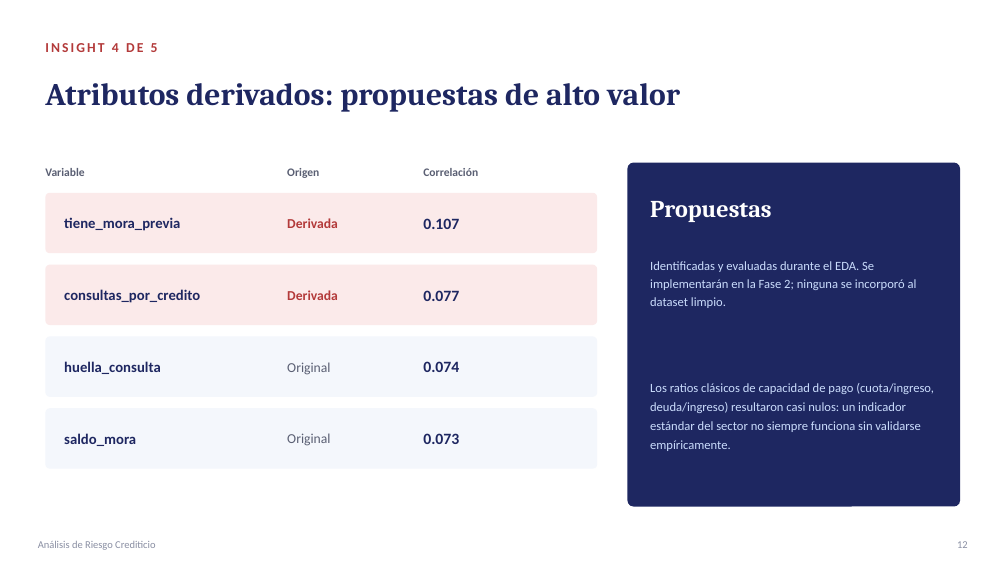
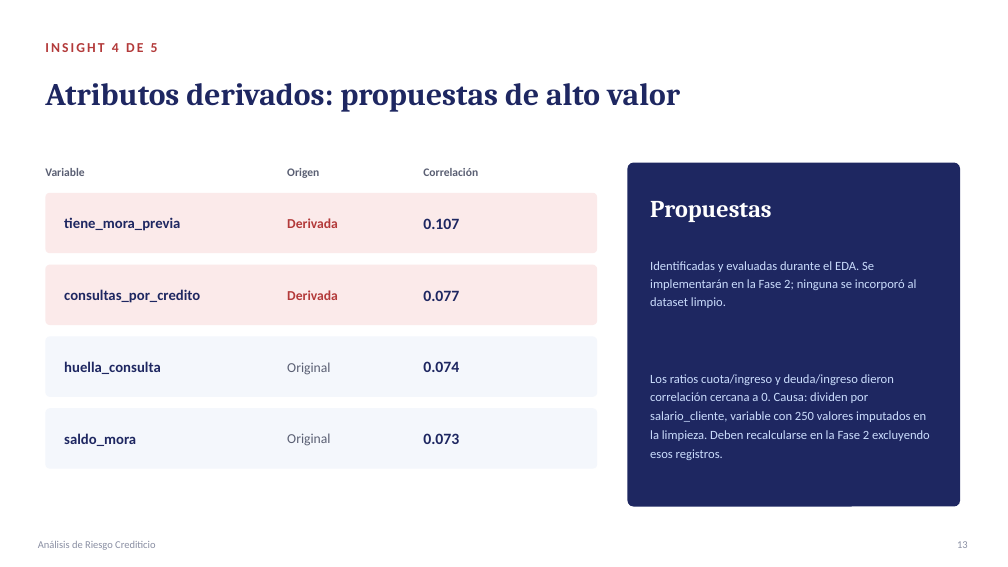
Before and after one commit to papiarcacamilo/MLOPS_CURSE, a slide deck: slide 13 of PRESENTACION.pptx (slide 12 before the commit). Drawn at 1008x567 pixels with LibreOffice and Linux fonts; fonts in the diff are those of the drawing. Boxes give left, top, right and bottom in pixels: in the first picture for what was removed or moved away, otherwise in the second. Text is boxed around its words. In the diff, an @@ line names an element or a change of style, - is before the commit and + after.

```diff
--- a/PRESENTACION.pptx
+++ b/PRESENTACION.pptx
@@ text at <box>650,374,930,460</box>: text changed @@
-Los ratios clásicos de capacidad de pago (cuota/ingreso, deuda/ingreso) resultaron casi nulos: un indicador estándar del sector no siempre funciona sin validarse empíricamente.
+Los ratios cuota/ingreso y deuda/ingreso dieron correlación cercana a 0. Causa: dividen por salario_cliente, variable con 250 valores imputados en la limpieza. Deben recalcularse en la Fase 2 excluyendo esos registros.
```
Also in this commit, not shown: 16 other slides changed, 1 slide added, 2 other files.
